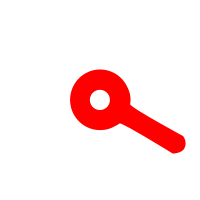
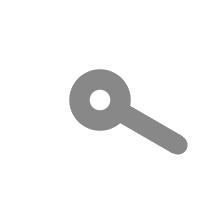
Two versions of the same layered image (200x200). Layer-by-layer changes:
removed layer "Ellipse 1 copy 2" over [70, 69, 186, 154]
added layer "Layer 2" above "Group 1" over [175, 142, 182, 148]
added group "Group 1" with 2 layers above "Balls" over [69, 69, 183, 154]
added layer "Bar" in group "Group 1" over [117, 104, 183, 154]
added layer "Sphere" in group "Group 1" over [69, 69, 131, 131]
added group "Balls" with 6 layers above "Layer 1" over [69, 69, 188, 155]
added layer "20px ball copy" in group "Balls" over [168, 135, 188, 155]
